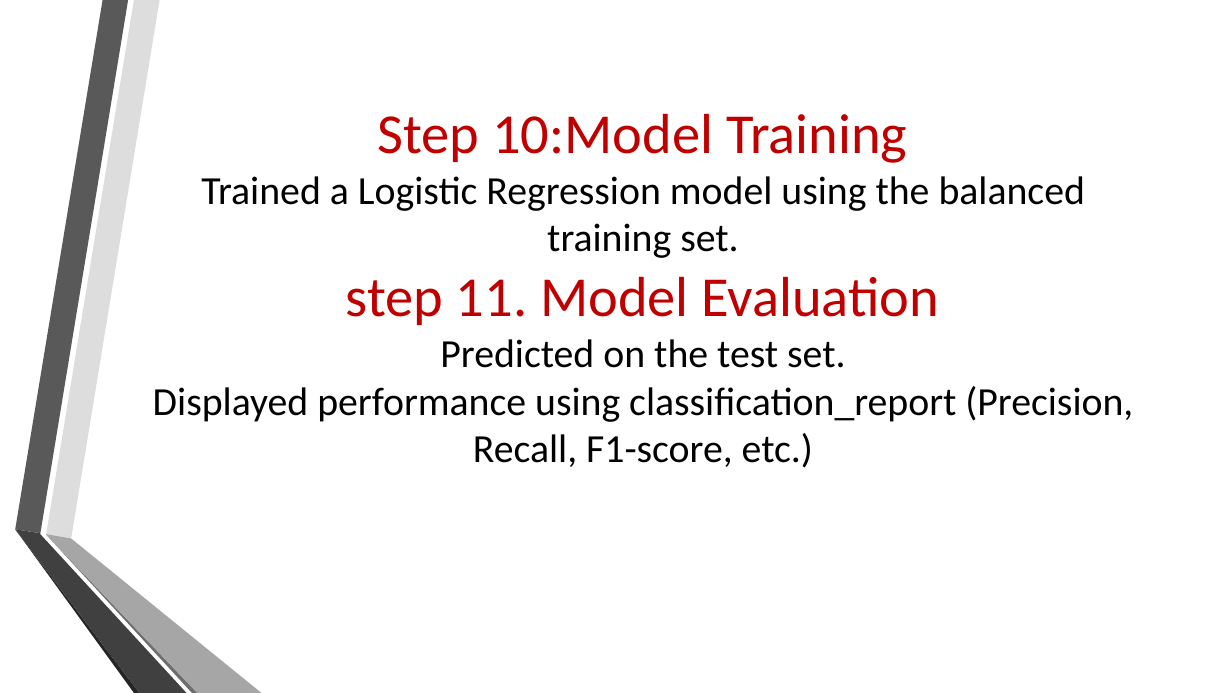
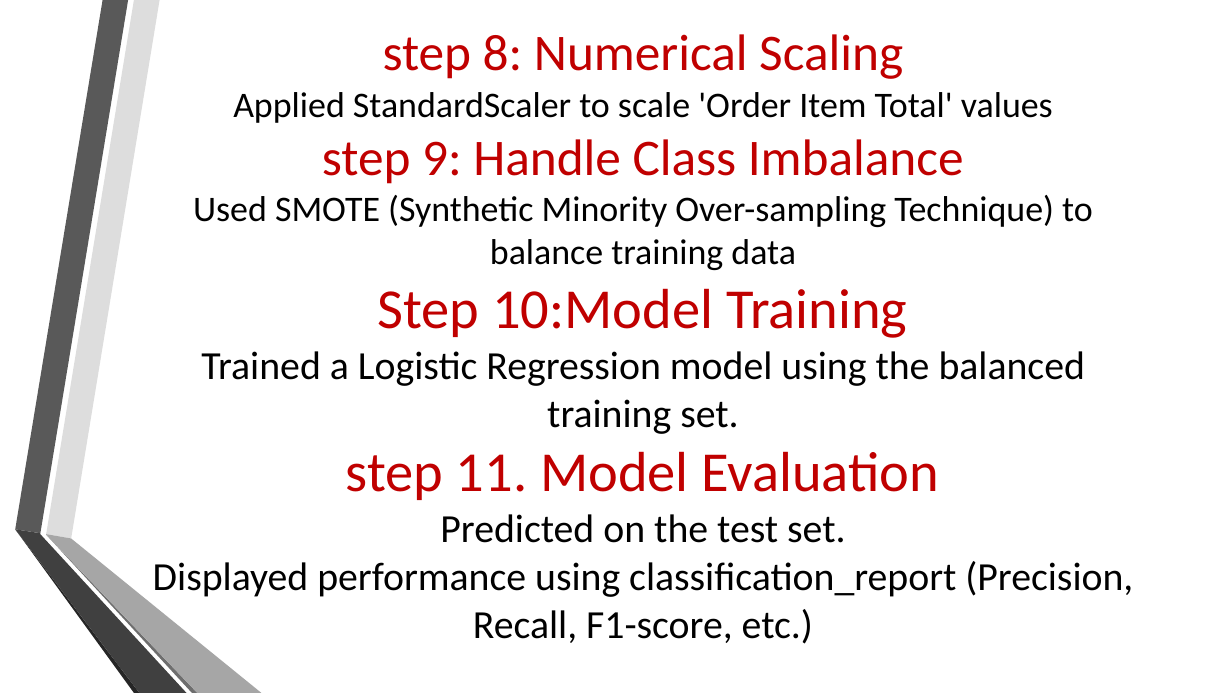
Before and after one commit to mariam530/supply-chain-project, a slide deck: slide 45 of New Microsoft PowerPoint Presentation.pptx. Drawn at 1232x693 pixels with LibreOffice and Linux fonts; fonts in the diff are those of the drawing; background and template pictures are left out. Boxes give left, top, right and bottom in pixels: in the first picture for what was removed or moved away, otherwise in the second. Text is boxed around its words. In the diff, an @@ line names an element or a change of style, - is before the commit and + after.

```diff
--- a/New Microsoft PowerPoint Presentation.pptx
+++ b/New Microsoft PowerPoint Presentation.pptx
@@ title at (x1=153, y1=34, x2=1133, y2=644): text changed @@
-Step 10:Model Training
-Trained a Logistic Regression model using the balanced training set.
-step 11. Model Evaluation
-Predicted on the test set.
-Displayed performance using classification_report (Precision, Recall, F1-score, etc.)
+step 8: Numerical Scaling
+Applied StandardScaler to scale 'Order Item Total' values
+step 9: Handle Class Imbalance
+Used SMOTE (Synthetic Minority Over-sampling Technique) to balance training data
+Step 10:Model Training
+Trained a Logistic Regression model using the balanced training set.
+step 11. Model Evaluation
+Predicted on the test set.
+Displayed performance using classification_report (Precision, Recall, F1-score, etc.)
```
Also in this commit, not shown: 1 other slide changed.
